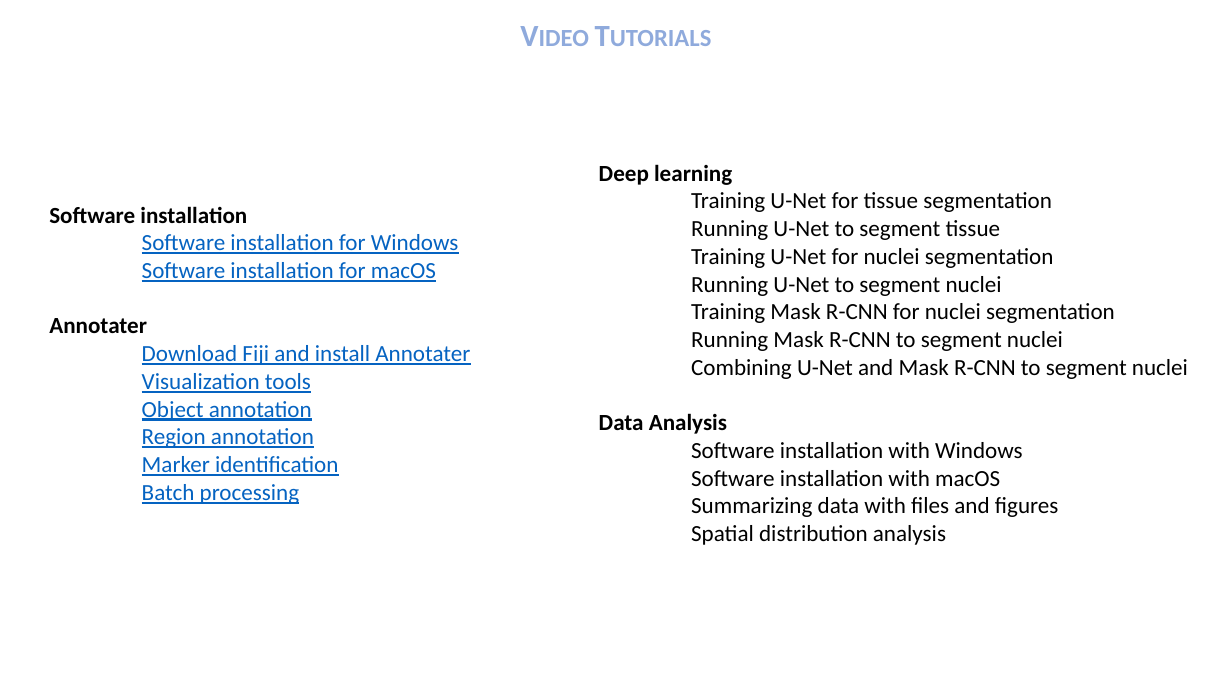
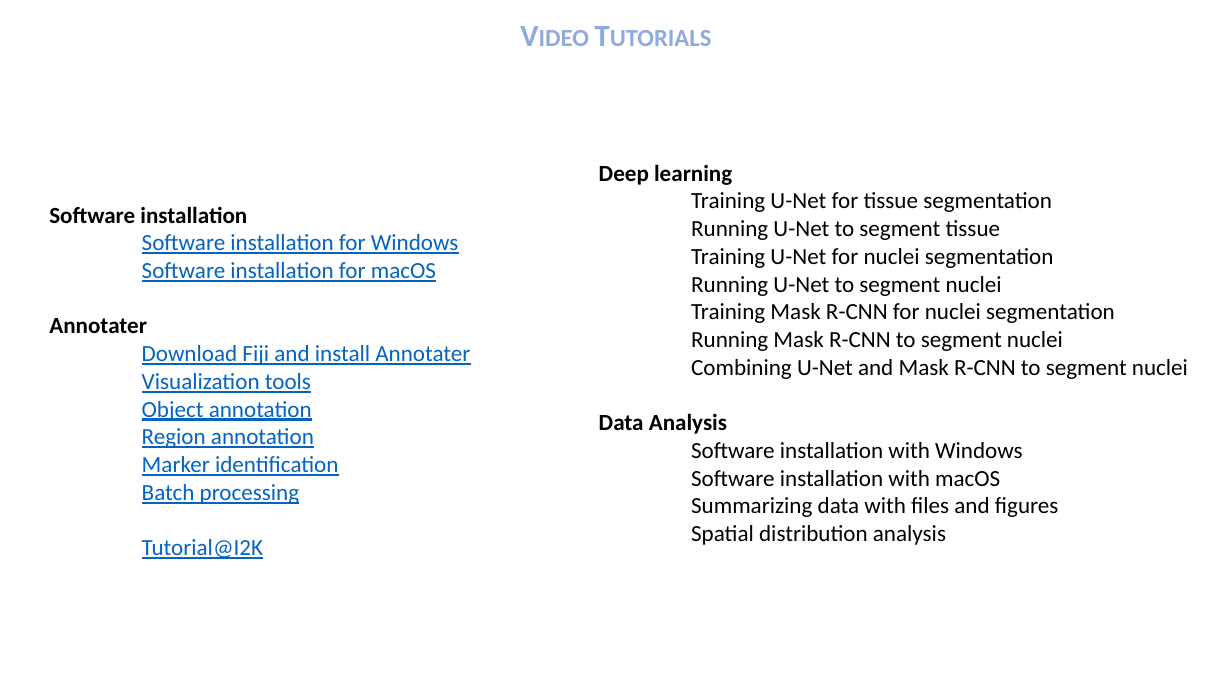
Before and after one commit to tpecot/DeepLearningBasedSegmentationForBiologists, a slide deck: slide 2 of Courses/9.Video tutorials and Publications.ppsx. Drawn at 1232x693 pixels with LibreOffice and Linux fonts; fonts in the diff are those of the drawing. Boxes give left, top, right and bottom in pixels: in the first picture for what was removed or moved away, otherwise in the second. Text is boxed around its words. In the diff, an @@ line names an element or a change of style, - is before the commit and + after.

```diff
--- a/Courses/9.Video tutorials and Publications.ppsx
+++ b/Courses/9.Video tutorials and Publications.ppsx
@@ text at (x1=142, y1=539, x2=263, y2=559): paragraph added @@
+Tutorial@I2K
```
